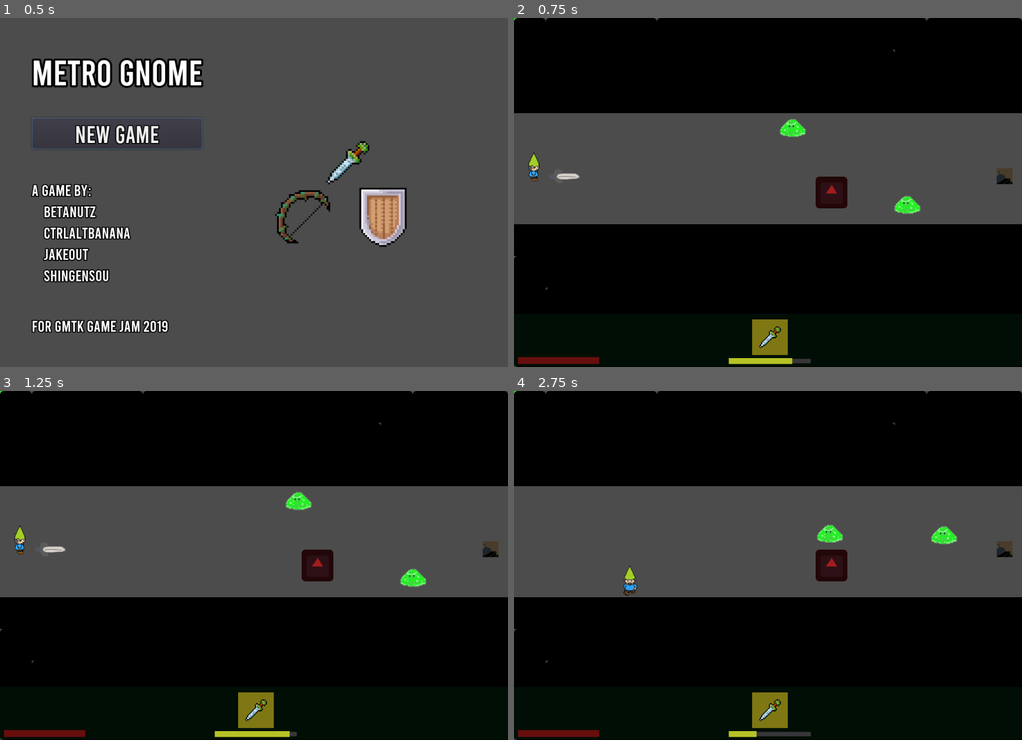
Above: before the commit, frames 1-4 (two rows, left to right).
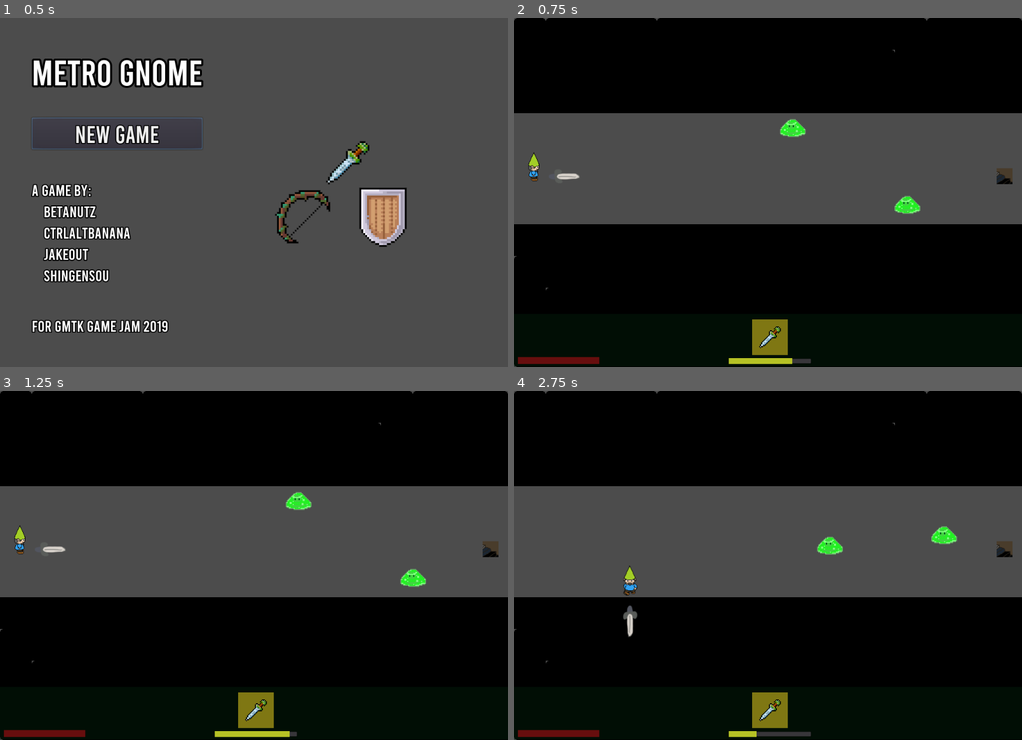
Above: after the commit, the same moments.

Repository: mfurtak/gmtk-game-jam-2019
Game: Godot game, scene res://menus/MainMenu.tscn
Two runs of this game, one before a commit and one after it. Both use one fixed random seed, a clock stepped at 60 frames per second and the inputs below. The engine's default icon, where the game draws it, is replaced by a stand-in: a white triangle on a blue panel in a dark square.
Inputs:
- Up to frame 1 (0.5 s): no input
- Up to frame 2 (0.75 s): click "New Game" at 0.5 s
- Up to frame 3 (1.25 s): no input
- Up to frame 4 (2.75 s): hold Right (ui_right) 1.28-2.03 s; tap Space (ui_select) at 1.52, 2.27 s; hold Down (ui_down) from 2.03 s (still down)

Frame 1 is identical in both runs. In frame 2, 0.6% of the frame differs, in the area x 0-66%, y 0-55%; in frame 3, 0.6%; in frame 4, 1.0%, in the area x 0-66%, y 0-71%.

Commit message:
Adjust player, ghost z-indexes

Diff:
--- a/gmtk-godot/Ghostie.tscn
+++ b/gmtk-godot/Ghostie.tscn
@@ -19,6 +19,7 @@
 "enemy",
 ]]
 position = Vector2( 640, 352 )
+z_index = 5
 script = ExtResource( 1 )
 
 [node name="CollisionShape2D" type="CollisionShape2D" parent="."]
--- a/gmtk-godot/Main.tscn
+++ b/gmtk-godot/Main.tscn
@@ -1,37 +1,23 @@
-[gd_scene load_steps=8 format=2]
+[gd_scene load_steps=5 format=2]
 
 [ext_resource path="res://Main.gd" type="Script" id=1]
 [ext_resource path="res://Player.tscn" type="PackedScene" id=2]
-[ext_resource path="res://DeadPlayer.tscn" type="PackedScene" id=3]
-[ext_resource path="res://HUD.tscn" type="PackedScene" id=4]
-[ext_resource path="res://ScreenShake.tscn" type="PackedScene" id=5]
-[ext_resource path="res://blob.png" type="Texture" id=6]
-
-[sub_resource type="SpriteFrames" id=1]
-animations = [ {
-"frames": [ ExtResource( 6 ) ],
-"loop": true,
-"name": "default",
-"speed": 5.0
-} ]
+[ext_resource path="res://HUD.tscn" type="PackedScene" id=3]
+[ext_resource path="res://ScreenShake.tscn" type="PackedScene" id=4]
 
 [node name="Main" type="Node"]
 script = ExtResource( 1 )
 
 [node name="Player" parent="." instance=ExtResource( 2 )]
 position = Vector2( 32, 32 )
-
-[node name="DeadPlayer" parent="." instance=ExtResource( 3 )]
+z_index = 4
 
 [node name="HUD" parent="." groups=[
 "ItemSwap",
-] instance=ExtResource( 4 )]
+] instance=ExtResource( 3 )]
 
 [node name="Camera2D" type="Camera2D" parent="."]
 anchor_mode = 0
 current = true
 
-[node name="ScreenShake" parent="Camera2D" instance=ExtResource( 5 )]
-
-[node name="AnimatedSprite" type="AnimatedSprite" parent="."]
-frames = SubResource( 1 )
+[node name="ScreenShake" parent="Camera2D" instance=ExtResource( 4 )]
--- a/gmtk-godot/menus/MainMenu.tscn
+++ b/gmtk-godot/menus/MainMenu.tscn
@@ -33,11 +33,11 @@
 
 [node name="LeftRightSplit" type="HBoxContainer" parent="."]
 margin_right = 896.0
-margin_bottom = 581.0
+margin_bottom = 576.0
 
 [node name="LeftSide" type="VBoxContainer" parent="LeftRightSplit"]
 margin_right = 344.0
-margin_bottom = 581.0
+margin_bottom = 576.0
 custom_constants/separation = 50
 
 [node name="GameName" type="Label" parent="LeftRightSplit/LeftSide"]
@@ -64,62 +64,62 @@
 editor/display_folded = true
 margin_top = 251.0
 margin_right = 344.0
-margin_bottom = 492.0
+margin_bottom = 487.0
 size_flags_vertical = 3
 alignment = 1
 
 [node name="By" type="Label" parent="LeftRightSplit/LeftSide/Bylines"]
-margin_top = 15.0
+margin_top = 12.0
 margin_right = 344.0
-margin_bottom = 54.0
+margin_bottom = 51.0
 custom_fonts/font = SubResource( 3 )
 text = "A game by:"
 
 [node name="betanutz" type="Label" parent="LeftRightSplit/LeftSide/Bylines"]
-margin_top = 58.0
+margin_top = 55.0
 margin_right = 344.0
-margin_bottom = 97.0
+margin_bottom = 94.0
 custom_fonts/font = SubResource( 3 )
 text = "    betanutz"
 
 [node name="ctrlaltbanana" type="Label" parent="LeftRightSplit/LeftSide/Bylines"]
-margin_top = 101.0
+margin_top = 98.0
 margin_right = 344.0
-margin_bottom = 140.0
+margin_bottom = 137.0
 custom_fonts/font = SubResource( 3 )
 text = "    ctrlaltbanana"
 
 [node name="jakeout" type="Label" parent="LeftRightSplit/LeftSide/Bylines"]
-margin_top = 144.0
+margin_top = 141.0
 margin_right = 344.0
-margin_bottom = 183.0
+margin_bottom = 180.0
 custom_fonts/font = SubResource( 3 )
 text = "    jakeout"
 
 [node name="shingensou" type="Label" parent="LeftRightSplit/LeftSide/Bylines"]
-margin_top = 187.0
+margin_top = 184.0
 margin_right = 344.0
-margin_bottom = 226.0
+margin_bottom = 223.0
 custom_fonts/font = SubResource( 3 )
 text = "    ShinGensou"
 
 [node name="ForGameJam" type="Label" parent="LeftRightSplit/LeftSide"]
-margin_top = 542.0
+margin_top = 537.0
 margin_right = 344.0
-margin_bottom = 581.0
+margin_bottom = 576.0
 custom_fonts/font = SubResource( 3 )
 text = "For GMTK Game Jam 2019"
 
 [node name="RightSide" type="CenterContainer" parent="LeftRightSplit"]
 margin_left = 348.0
 margin_right = 896.0
-margin_bottom = 581.0
+margin_bottom = 576.0
 size_flags_horizontal = 3
 
 [node name="GameLogo" type="TextureRect" parent="LeftRightSplit/RightSide"]
 margin_left = 114.0
-margin_top = 170.0
+margin_top = 168.0
 margin_right = 434.0
-margin_bottom = 410.0
+margin_bottom = 408.0
 texture = ExtResource( 3 )
 [connection signal="pressed" from="LeftRightSplit/LeftSide/MenuButtons/NewGame" to="." method="_on_NewGame_pressed"]
